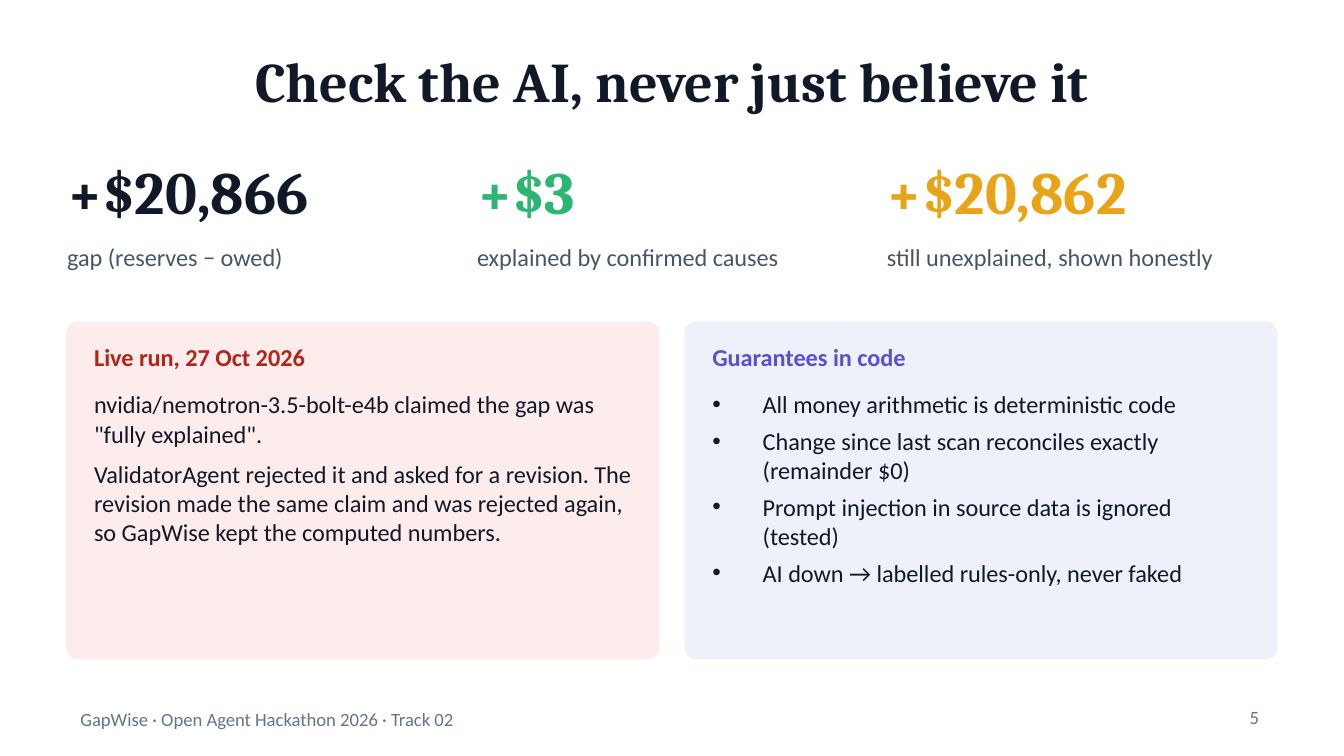
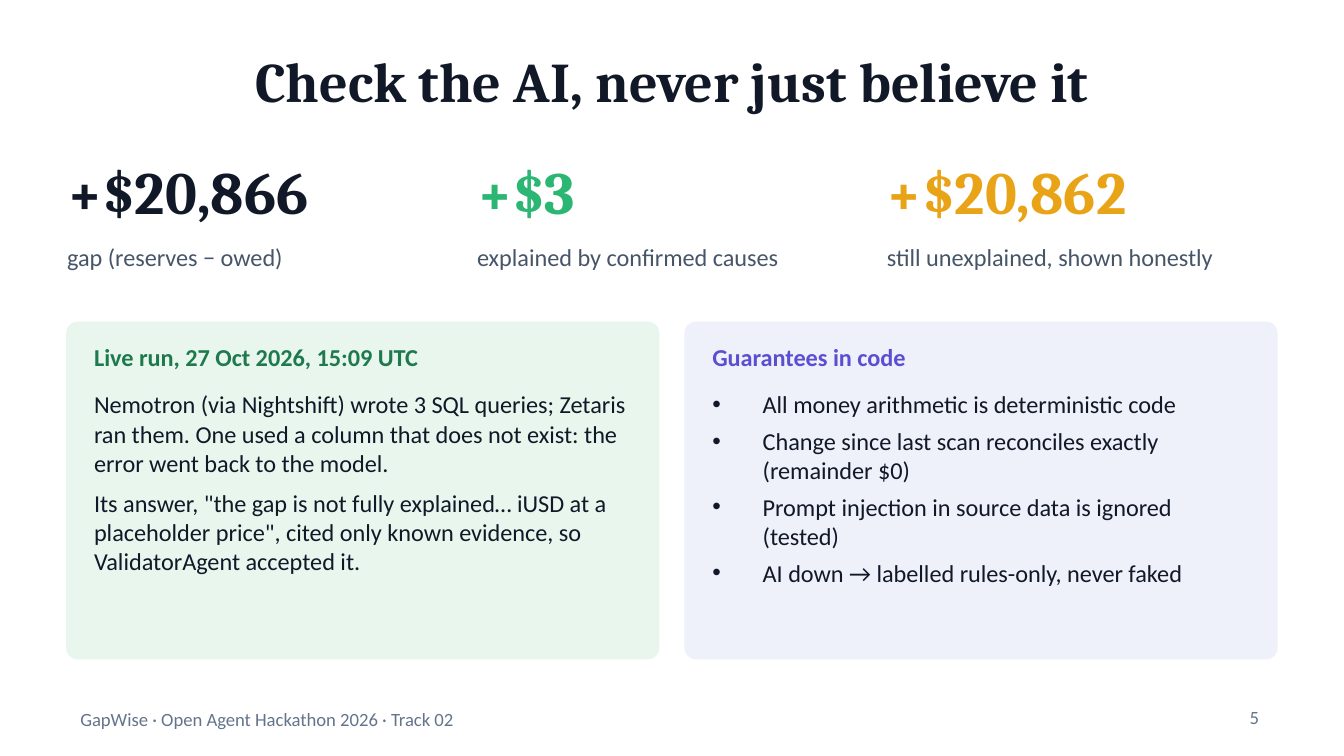
Before and after one commit to Lakshmikanth-3/GapWise, a slide deck: slide 5 of submission/GapWise.pptx. Drawn at 1344x756 pixels with LibreOffice and Linux fonts; fonts in the diff are those of the drawing. Boxes give left, top, right and bottom in pixels: in the first picture for what was removed or moved away, otherwise in the second. Text is boxed around its words. In the diff, an @@ line names an element or a change of style, - is before the commit and + after.

```diff
--- a/submission/GapWise.pptx
+++ b/submission/GapWise.pptx
@@ rounded rectangle at box(67, 323, 659, 659): fill #FDECEC to #E8F6EE; outline #FDECEC 1 pt to #E8F6EE 1 pt @@
@@ text at box(94, 349, 418, 369): text changed; text colour #B42318 to #1E7A4C @@
-Live run, 27 Oct 2026
+Live run, 27 Oct 2026, 15:09 UTC
@@ text at box(94, 395, 626, 574): text changed @@
-nvidia/nemotron-3.5-bolt-e4b claimed the gap was "fully explained".
-ValidatorAgent rejected it and asked for a revision. The revision made the same claim and was rejected again, so GapWise kept the computed numbers.
+Nemotron (via Nightshift) wrote 3 SQL queries; Zetaris ran them. One used a column that does not exist: the error went back to the model.
+Its answer, "the gap is not fully explained… iUSD at a placeholder price", cited only known evidence, so ValidatorAgent accepted it.
```
Also in this commit, not shown: 1 other slide changed.
